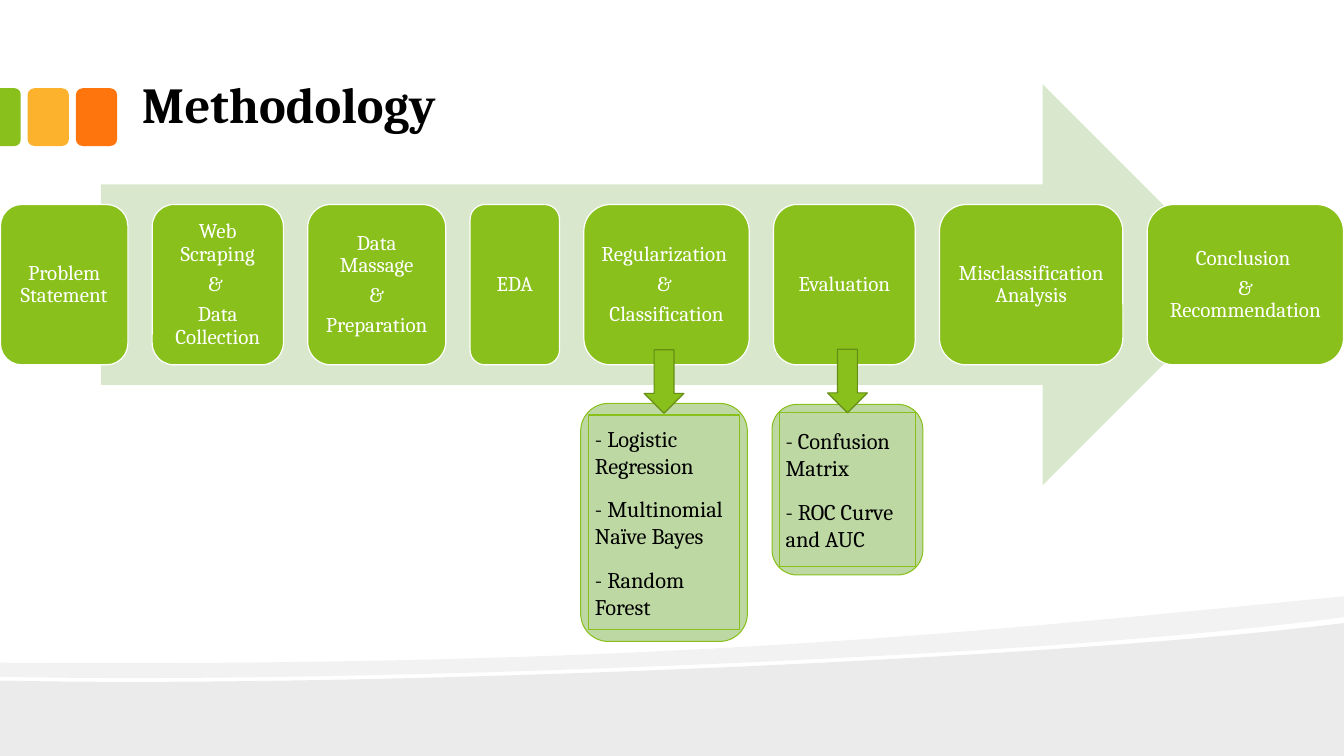
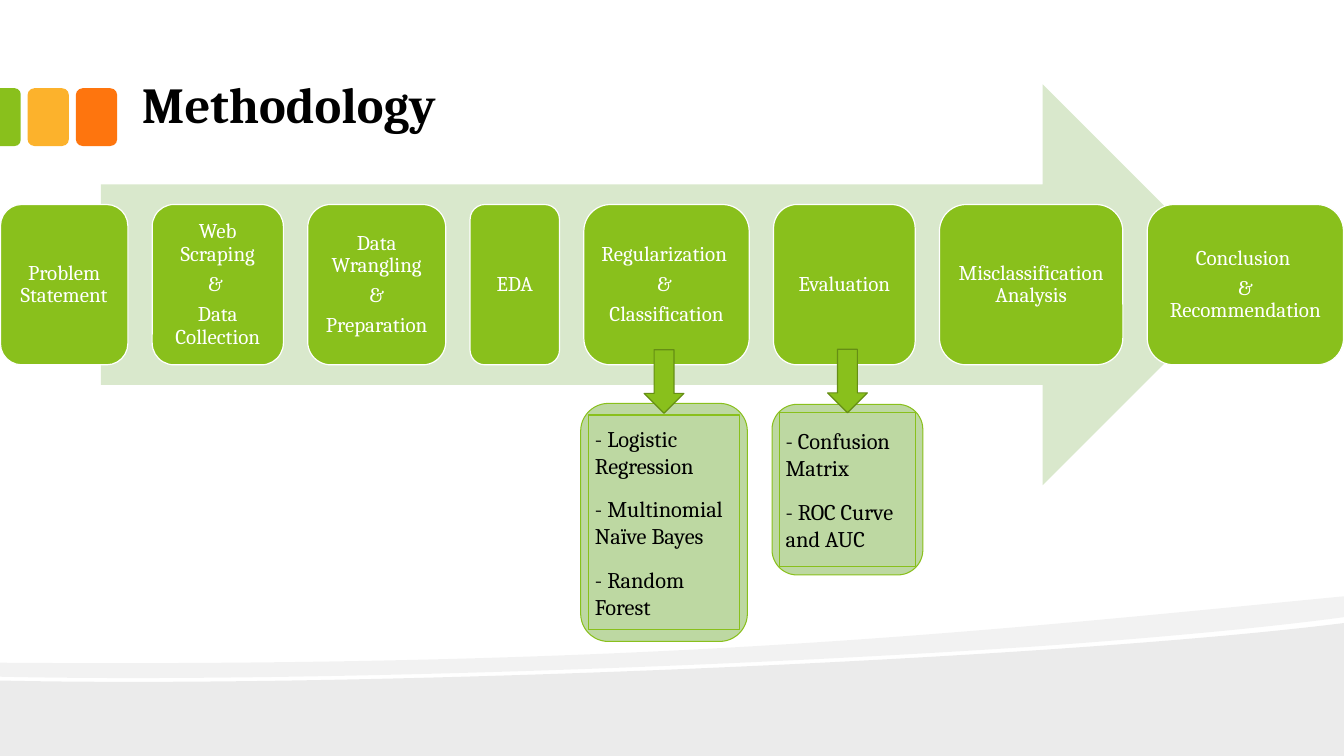
Before and after one commit to JackFongNew/dsiprojects, a slide deck: slide 4 of Vegetarian and Carnivore Classification/Vegetarian and Carnivore Classification.pptx. Drawn at 1344x756 pixels with LibreOffice and Linux fonts; fonts in the diff are those of the drawing. Boxes give left, top, right and bottom in pixels: in the first picture for what was removed or moved away, otherwise in the second. Text is boxed around its words. In the diff, an @@ line names an element or a change of style, - is before the commit and + after.

```diff
--- a/Vegetarian and Carnivore Classification/Vegetarian and Carnivore Classification.pptx
+++ b/Vegetarian and Carnivore Classification/Vegetarian and Carnivore Classification.pptx
@@ text at [332, 236, 422, 277]: text changed @@
-Data Massage
+Data Wrangling
```
Also in this commit, not shown: 1 other slide changed, 1 other file.
